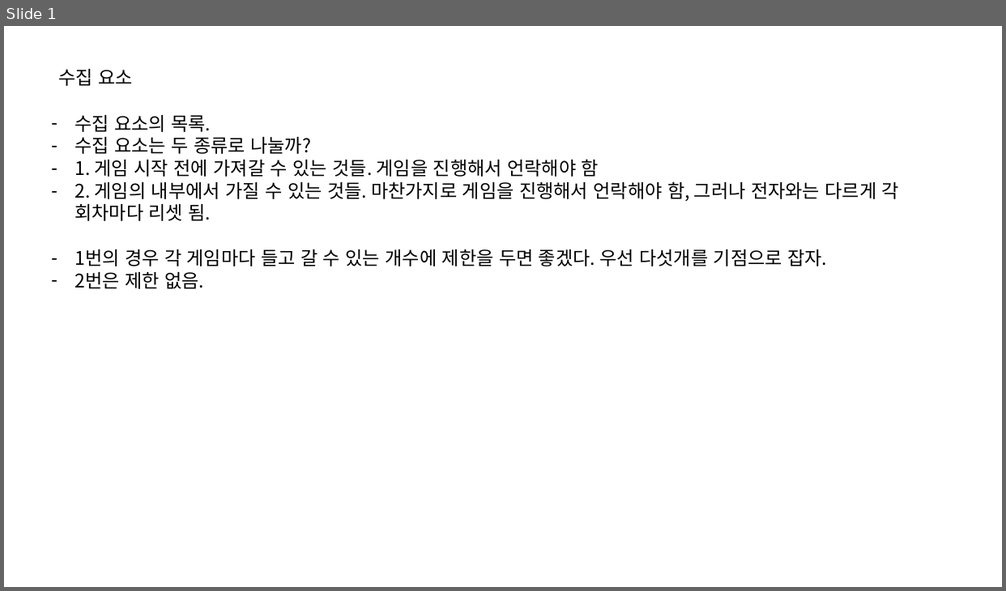
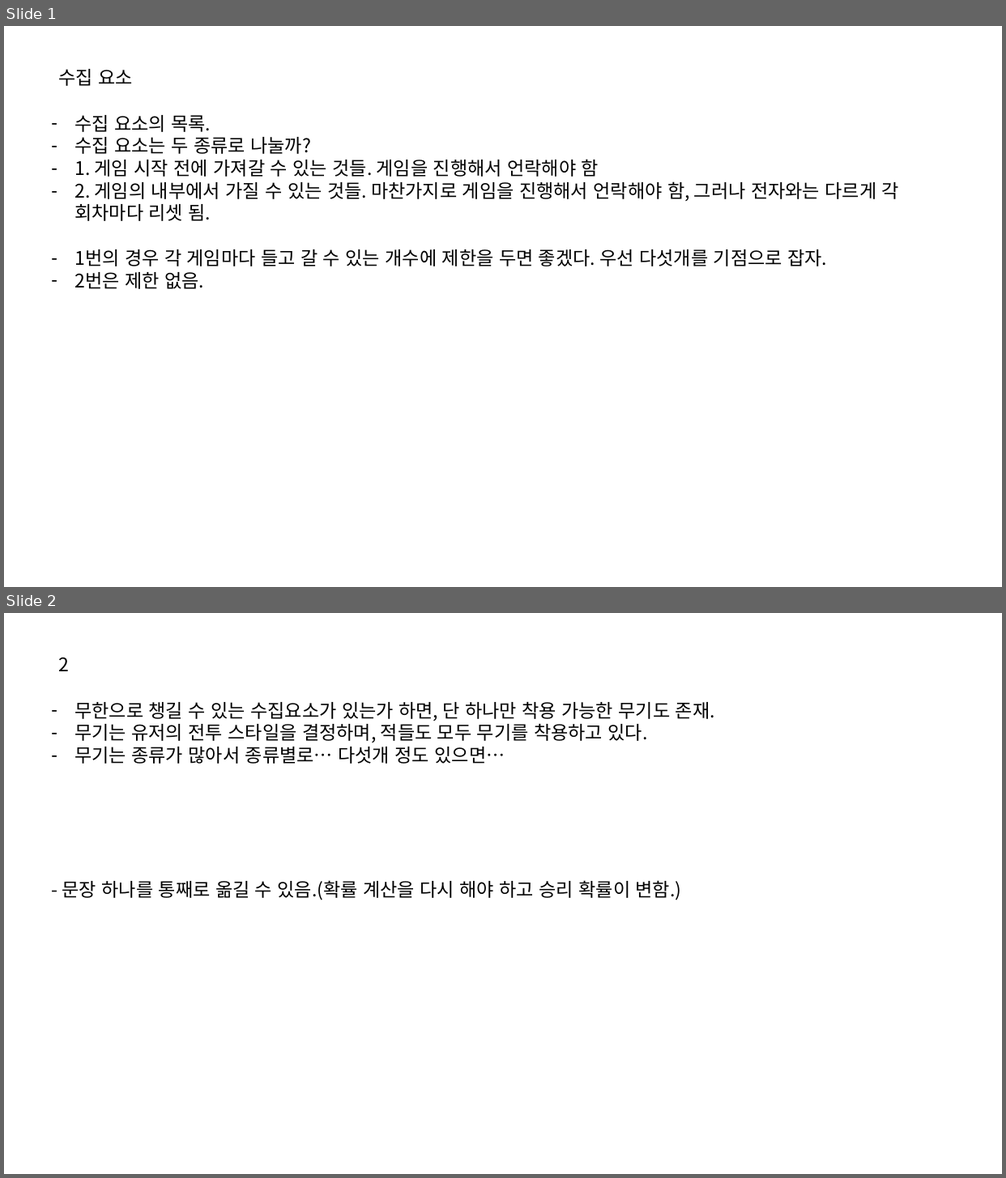
Before and after one commit to IdfKLeh/capstone, a slide deck: 수집요소.pptx. Shown one above the other, each under a label of ours: slide 1 before the commit, slides 1 and 2 after it. The pictures are 1006x591 and 1006x1178 pixels, drawn with LibreOffice and Linux fonts; fonts in the diff are those of the drawing. Boxes give left, top, right and bottom in pixels: in the first picture for what was removed or moved away, otherwise in the second. Text is boxed around its words. In the diff, an @@ line names an element or a change of style, - is before the commit and + after.

```diff
--- a/수집요소.pptx
+++ b/수집요소.pptx
@@ slide 2 added at box(4, 613, 1002, 1174), background #FFFFFF @@
@@ text added at box(58, 657, 69, 671), 18 pt, text #000000 @@
+2
@@ text added at box(62, 701, 715, 901), 18 pt, text #000000 @@
+– 무한으로 챙길 수 있는 수집요소가 있는가 하면, 단 하나만 착용 가능한 무기도 존재.
+– 무기는 유저의 전투 스타일을 결정하며, 적들도 모두 무기를 착용하고 있다.
+– 무기는 종류가 많아서 종류별로… 다섯개 정도 있으면…
+- 문장 하나를 통째로 옮길 수 있음.(확률 계산을 다시 해야 하고 승리 확률이 변함.)
```
Also in this commit, not shown: 1 other slide added, 2 other files.
